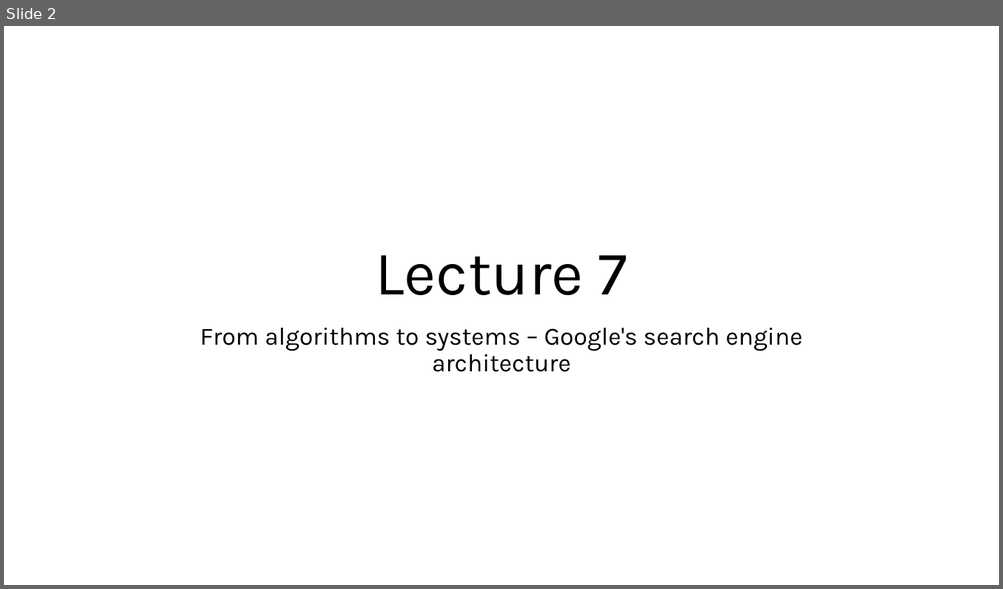
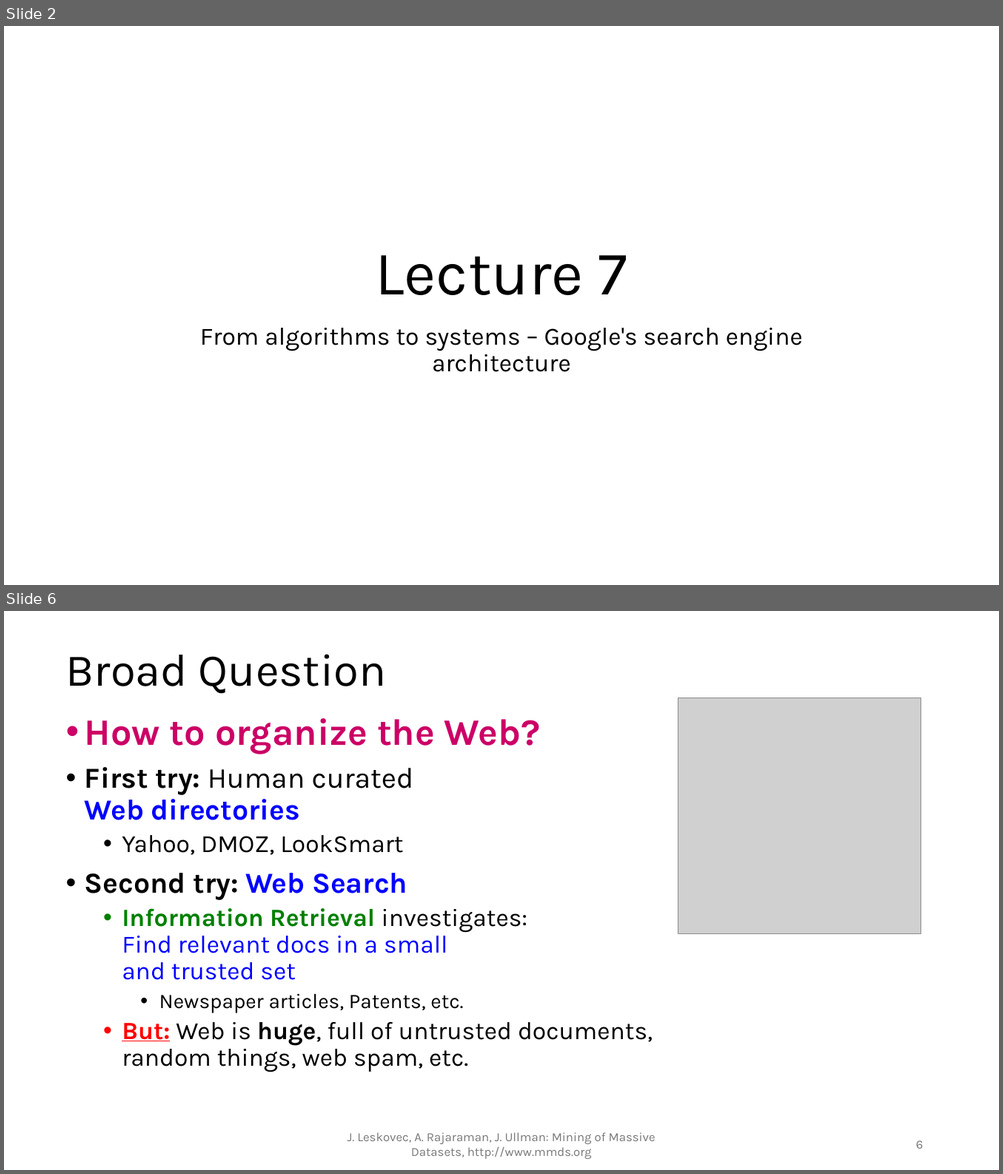
Before and after one commit to aregm/system-design-course, a slide deck: docs/Lecture 7.pptx. Shown one above the other, each under a label of ours: slide 2 before the commit, slides 2 and 6 after it; the slides between them are not shown. The pictures are 1003x589 and 1003x1174 pixels, drawn with LibreOffice and Linux fonts; fonts in the diff are those of the drawing; grey boxes stand for pictures. Boxes give left, top, right and bottom in pixels: in the first picture for what was removed or moved away, otherwise in the second. Text is boxed around its words. In the diff, an @@ line names an element or a change of style, - is before the commit and + after.

```diff
--- a/docs/Lecture 7.pptx
+++ b/docs/Lecture 7.pptx
@@ slide 6 added at (4, 611, 999, 1170), background #FFFFFF @@
@@ title added at (66, 654, 387, 694), 44 pt, text #000000 @@
+Broad Question
@@ picture added at (677, 698, 921, 934) @@
@@ text added at (85, 718, 652, 1073), 24 pt, text #000000 @@
+• How to organize the Web?
+• First try: Human curated
+  Web directories
+  • Yahoo, DMOZ, LookSmart
+• Second try: Web Search
+  • Information Retrieval investigates:
+    Find relevant docs in a small
+    and trusted set
+    • Newspaper articles, Patents, etc.
+  • But: Web is huge, full of untrusted documents, random things, web spam, etc.
@@ text added at (347, 1133, 655, 1159), 12 pt, text #797979 @@
+J. Leskovec, A. Rajaraman, J. Ullman: Mining of Massive Datasets, http://www.mmds.org
@@ page number added at (916, 1141, 923, 1149), 12 pt, text #797979 @@
+6
```
Also in this commit, not shown: 1 slide changed, 66 other slides added, 1 slide removed.
